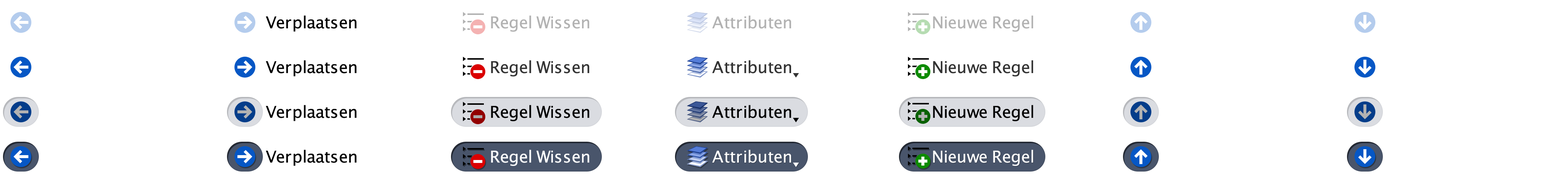
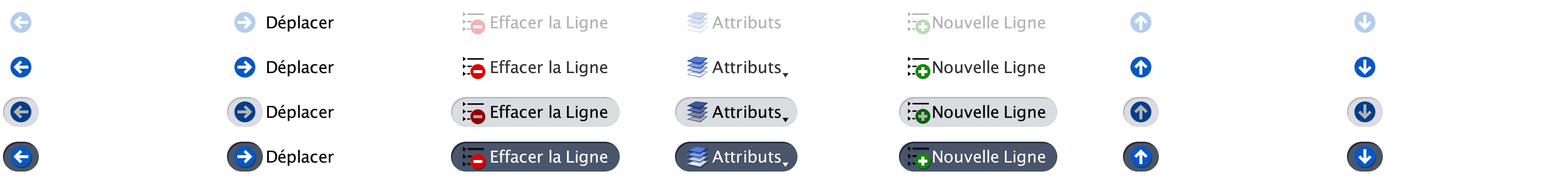
The second (1568, 179) image is a revision of the first. Changes to its layers:
hid group "Dutch" (26 layers) over [265, 15, 1058, 172]
showed group "French" (26 layers) over [265, 15, 1058, 172]
